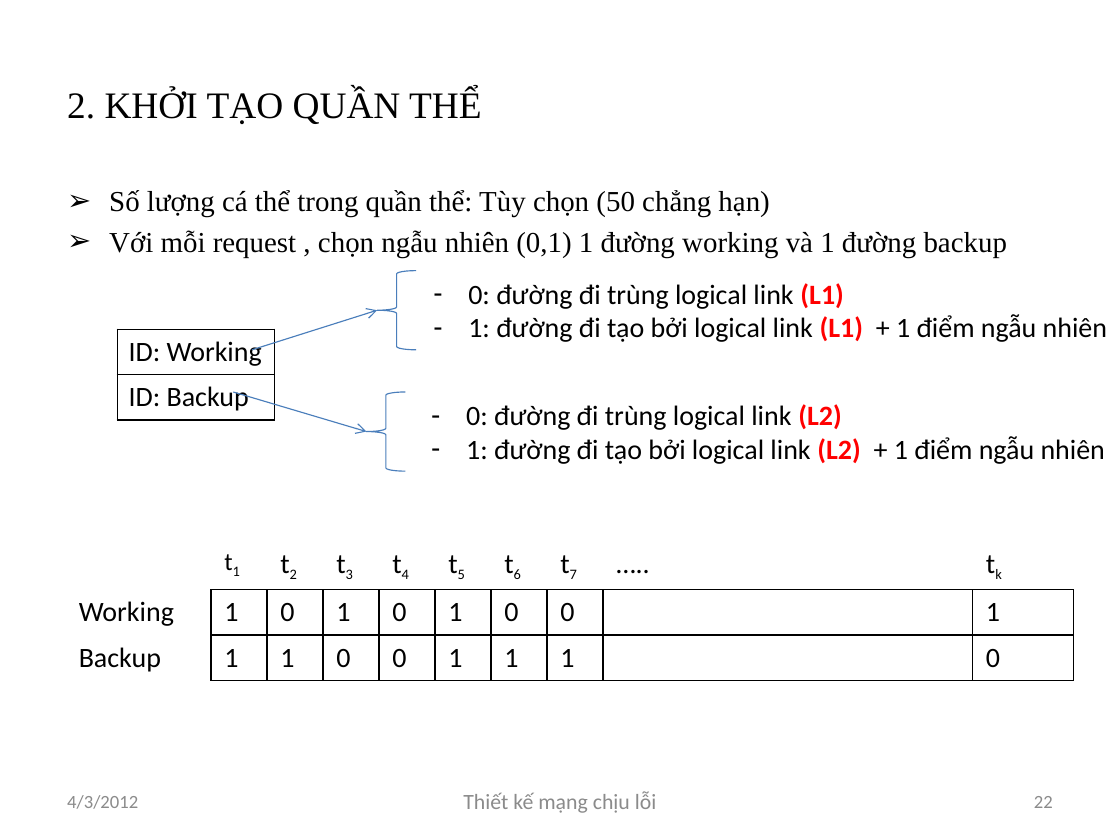
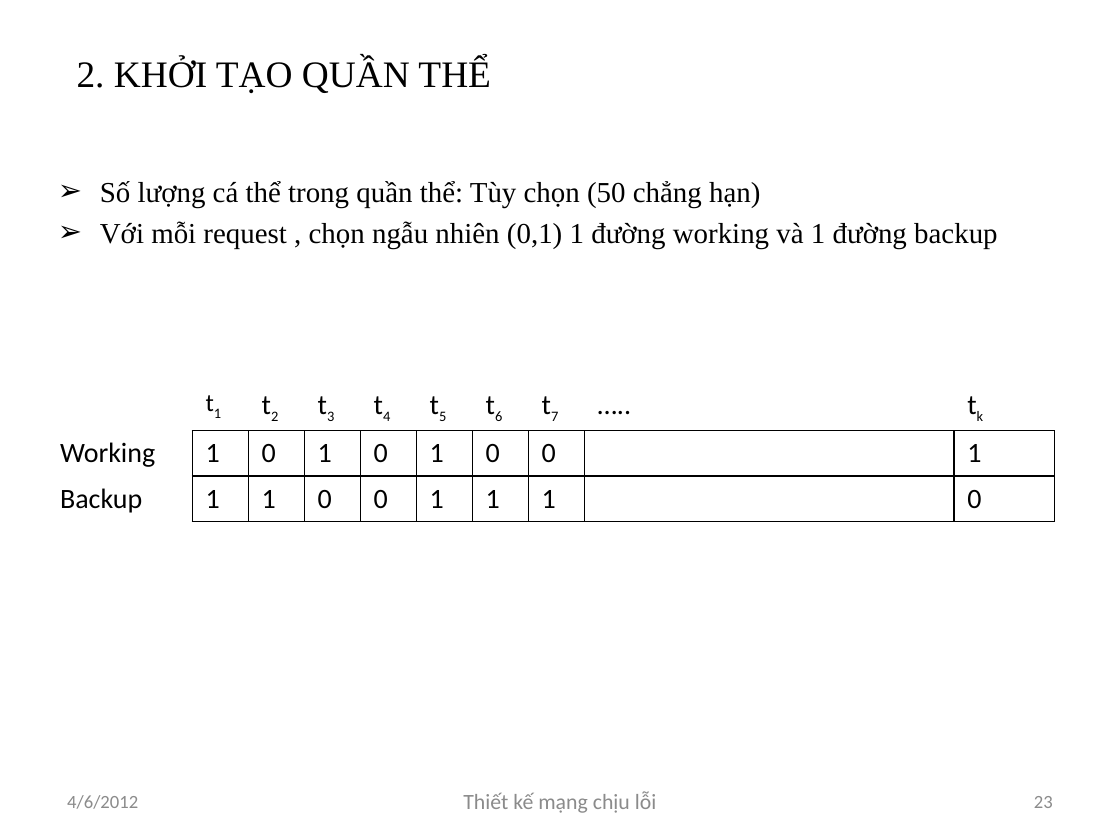
Before and after one commit to luongnv89/GAMSOND, a slide deck: slide 23 of Presents/Luongnv.Intro5.0.pptx (slide 22 before the commit). Drawn at 1120x840 pixels with LibreOffice and Linux fonts; fonts in the diff are those of the drawing. Boxes give left, top, right and bottom in pixels: in the first picture for what was removed or moved away, otherwise in the second. Text is boxed around its words. In the diff, an @@ line names an element or a change of style, - is before the commit and + after.

```diff
--- a/Presents/Luongnv.Intro5.0.pptx
+++ b/Presents/Luongnv.Intro5.0.pptx
@@ title "2. KHỞI TẠO QUẦN THỂ" moved from (x1=67, y1=89, x2=482, y2=124) to (x1=77, y1=58, x2=491, y2=93) @@
@@ text "Số lượng cá thể trong ..." moved from (x1=109, y1=190, x2=1008, y2=258) to (x1=100, y1=181, x2=998, y2=248) @@
@@ left brace removed at (x1=377, y1=271, x2=417, y2=351) @@
@@ text removed at (x1=468, y1=283, x2=1107, y2=342) @@
-– 0: đường đi trùng logical link (L1)
-– 1: đường đi tạo bởi logical link (L1) + 1 điểm ngẫu nhiên
@@ table removed at (x1=118, y1=329, x2=274, y2=420), 2 rows, 1 columns @@
-ID: Working
-ID: Backup
@@ arrow removed from (252, 349) to (377, 310) @@
@@ table moved from (x1=65, y1=541, x2=1073, y2=678) to (x1=47, y1=383, x2=1055, y2=520) @@
@@ arrow removed from (233, 392) to (366, 431) @@
@@ left brace removed at (x1=366, y1=392, x2=405, y2=472) @@
@@ text removed at (x1=466, y1=404, x2=1105, y2=464) @@
-– 0: đường đi trùng logical link (L2)
-– 1: đường đi tạo bởi logical link (L2) + 1 điểm ngẫu nhiên
@@ text at (x1=67, y1=795, x2=138, y2=809): text changed @@
-4/3/2012
+4/6/2012
@@ page number at (x1=1034, y1=796, x2=1053, y2=808): text changed @@
-22
+23
```
Also in this commit, not shown: 34 other slides changed, 1 slide added, 2 other files.
